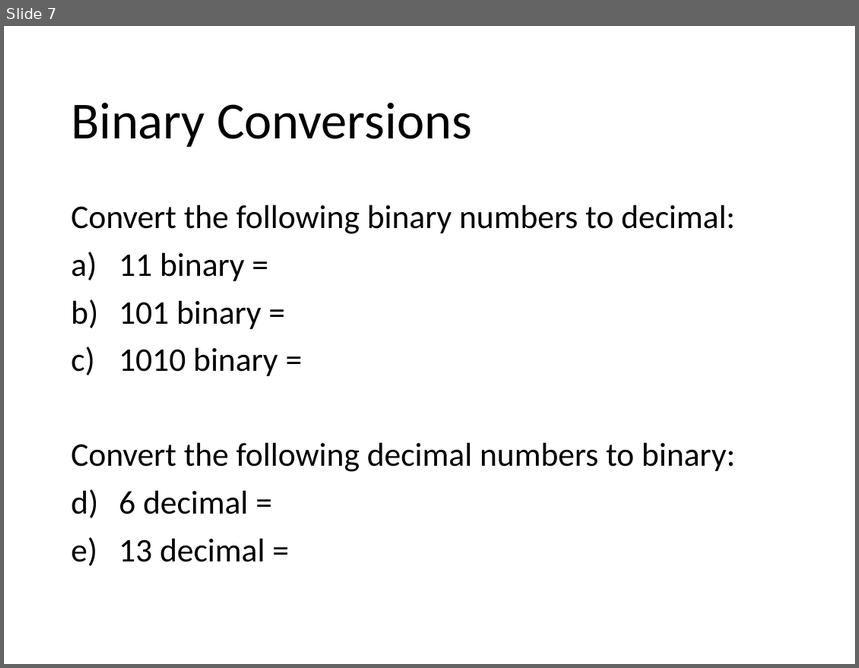
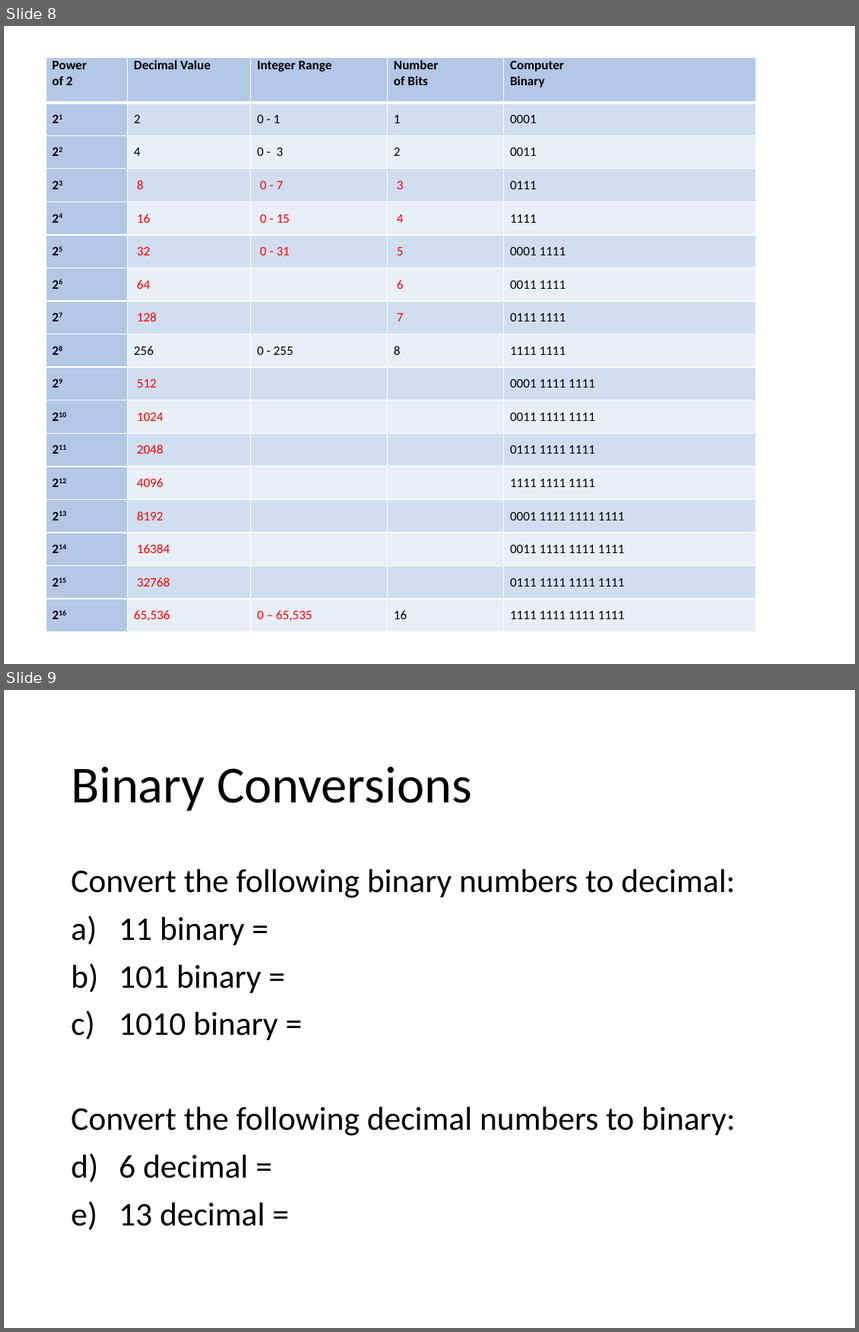
Before and after one commit to Greg5519/ICS2O0, a slide deck: Topic A Understanding Computers/A.5 Lesson - Binary Numbers.pptx. Shown one above the other, each under a label of ours: slide 7 before the commit, slides 8 and 9 after it. The pictures are 859x668 and 859x1332 pixels, drawn with LibreOffice and Linux fonts; fonts in the diff are those of the drawing. Boxes give left, top, right and bottom in pixels: in the first picture for what was removed or moved away, otherwise in the second. Text is boxed around its words. In the diff, an @@ line names an element or a change of style, - is before the commit and + after.

```diff
--- a/Topic A Understanding Computers/A.5 Lesson - Binary Numbers.pptx
+++ b/Topic A Understanding Computers/A.5 Lesson - Binary Numbers.pptx
@@ slide 8 added at box(4, 26, 855, 664), background #FFFFFF @@
@@ table added at box(46, 57, 757, 633), 17 rows, 5 columns @@
+Power of 2 | Decimal Value | Integer Range | Number of Bits | Computer Binary
+21 | 2 | 0 - 1 | 1 | 0001
+22 | 4 | 0 - 3 | 2 | 0011
+23 | 8 | 0 - 7 | 3 | 0111
+24 | 16 | 0 - 15 | 4 | 1111
+25 | 32 | 0 - 31 | 5 | 0001 1111
+26 | 64 |  | 6 | 0011 1111
+27 | 128 |  | 7 | 0111 1111
+28 | 256 | 0 - 255 | 8 | 1111 1111
+29 | 512 |  |  | 0001 1111 1111
+210 | 1024 |  |  | 0011 1111 1111
+211 | 2048 |  |  | 0111 1111 1111
+212 | 4096 |  |  | 1111 1111 1111
+213 | 8192 |  |  | 0001 1111 1111 1111
+214 | 16384 |  |  | 0011 1111 1111 1111
+215 | 32768 |  |  | 0111 1111 1111 1111
+216 | 65,536 | 0 – 65,535 | 16 | 1111 1111 1111 1111
@@ what was slide 7 is now slide 9 @@
```
Also in this commit, not shown: 1 slide changed, 1 other slide added, 2 other files.
